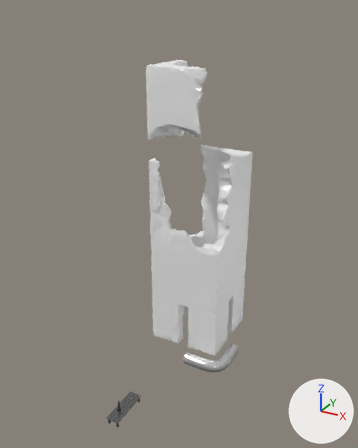
Before and after pictures for a commit that changed the FBX model public/models/rooms/room-03.fbx.
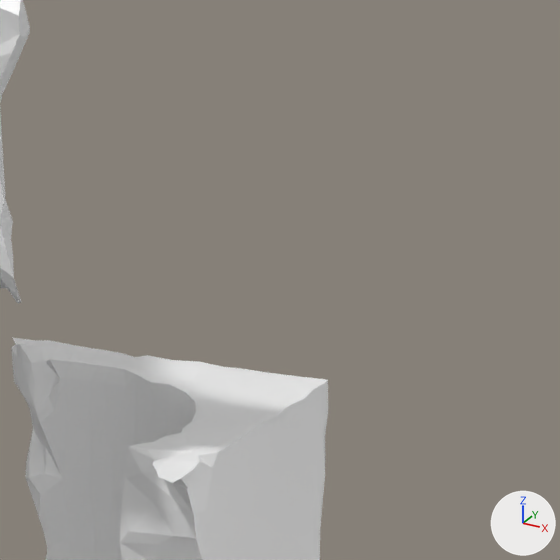
The first picture shows the older version from a 50 mm lens placed at (0.332, -0.679, 0.536), pointed at (0.015, -0.102, 0.247). The close-ups show the older and then the newer version on the part from 55% to 81% of the width and 20% to 41% of the height of that picture. Only the edits that show in the close-ups are written down. Every picture has the same lights, and +X, +Y and +Z are marked at lower right. Where no turn or scale is listed for an object, it has been applied to the vertices.
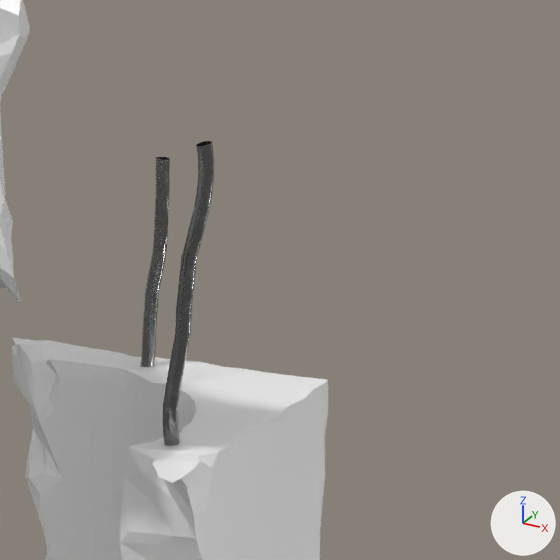
Pixel boxes [x1, y1, x2, y2] of what changed, in the close-ups (560 x 560 px):
'sweep7', added: after [140, 141, 214, 446]

The change, as a list of edits to the scene's bpy script:
```text
Add me_mesh_005:
    me_mesh_005.from_pydata(...)  # 624 vertices, 588 faces; spans x -0.058..0.058, y -0.057..0.057, z -0.107..0.107
    me_mesh_005.materials.append(mat_metal_mat_basic)
Add ob_sweep7:
    ob_sweep7 = bpy.data.objects.new('sweep7', me_mesh_005)
    ob_sweep7.location = (-0.0021, -0.005, 0.4108)
```
